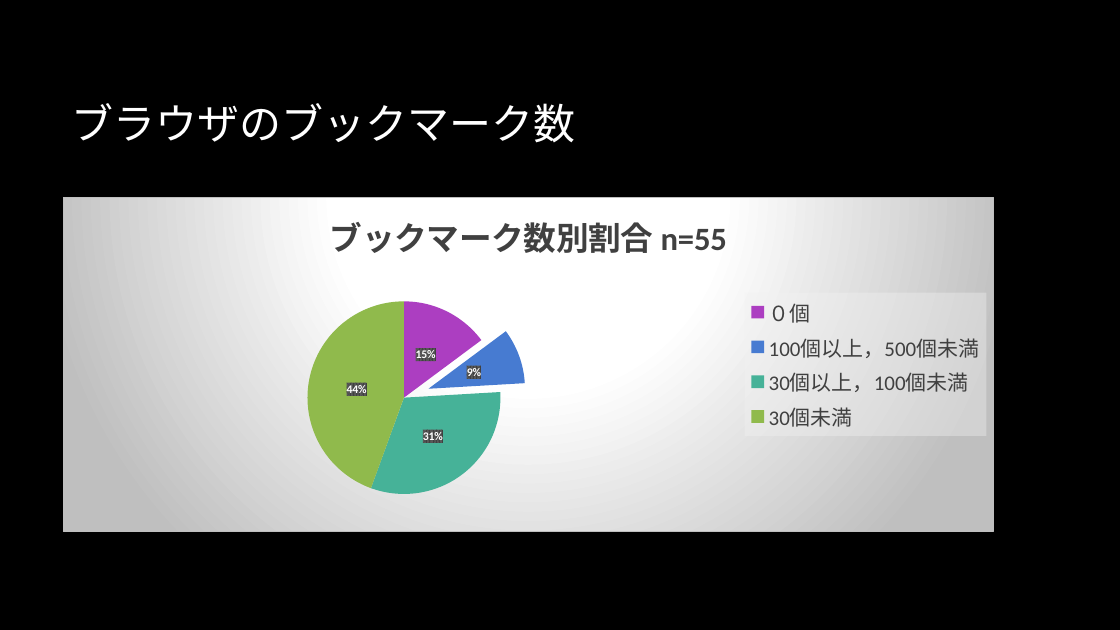
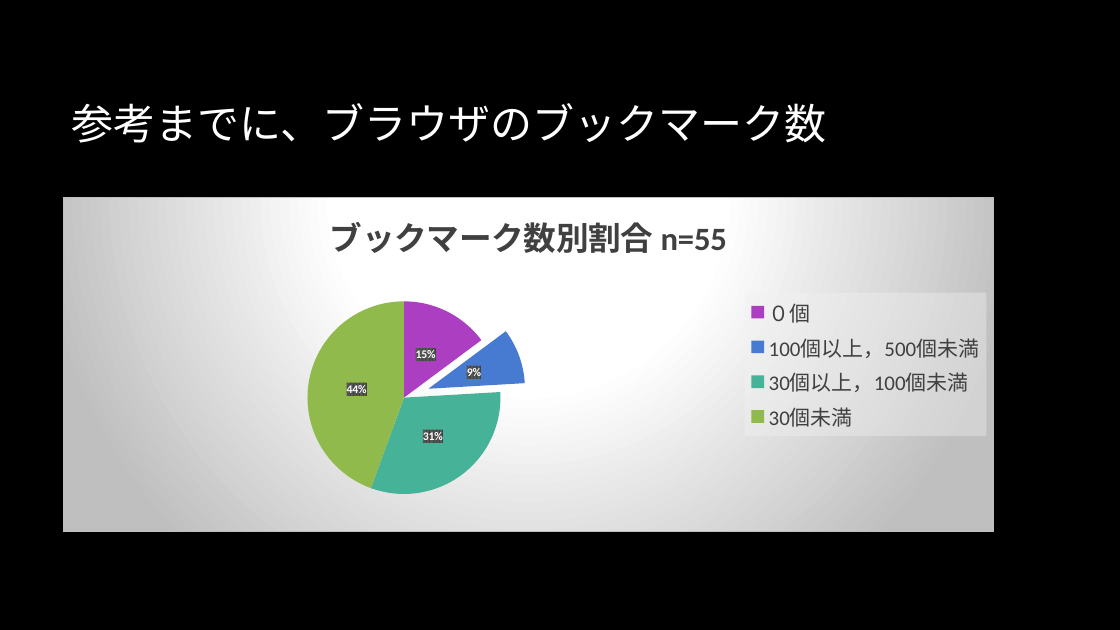
Before and after one commit to Sorarinu/ProjectP2016_F, a slide deck: slide 10 of production-idea/中間発表.pptx (slide 9 before the commit). Drawn at 1120x630 pixels with LibreOffice and Linux fonts; fonts in the diff are those of the drawing; background and template pictures are left out. Boxes give left, top, right and bottom in pixels: in the first picture for what was removed or moved away, otherwise in the second. Text is boxed around its words. In the diff, an @@ line names an element or a change of style, - is before the commit and + after.

```diff
--- a/production-idea/中間発表.pptx
+++ b/production-idea/中間発表.pptx
@@ title at box(71, 103, 826, 143): text changed @@
-ブラウザのブックマーク数
+参考までに、ブラウザのブックマーク数
```
Also in this commit, not shown: 8 other slides changed, 1 slide added.
